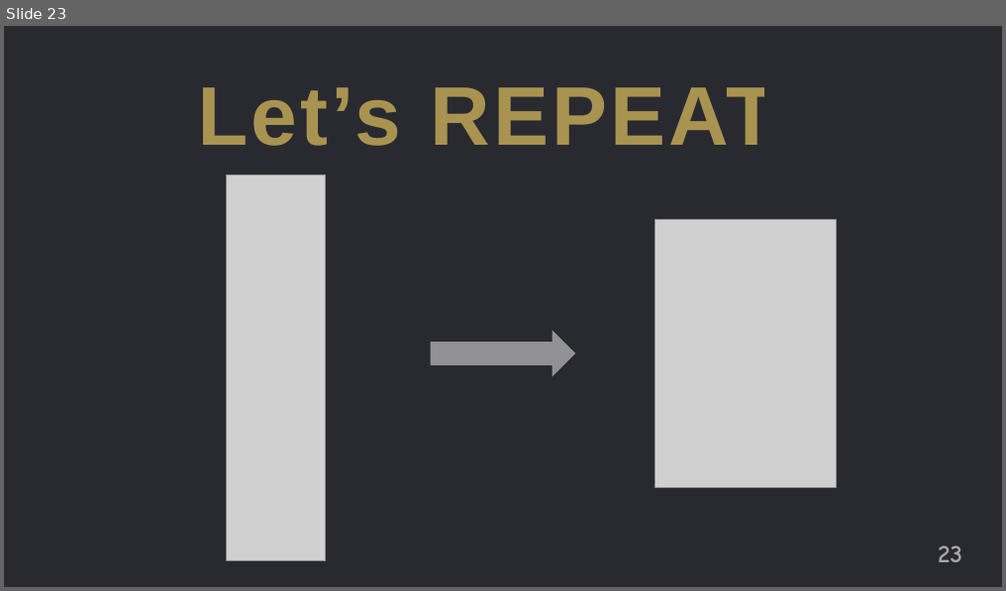
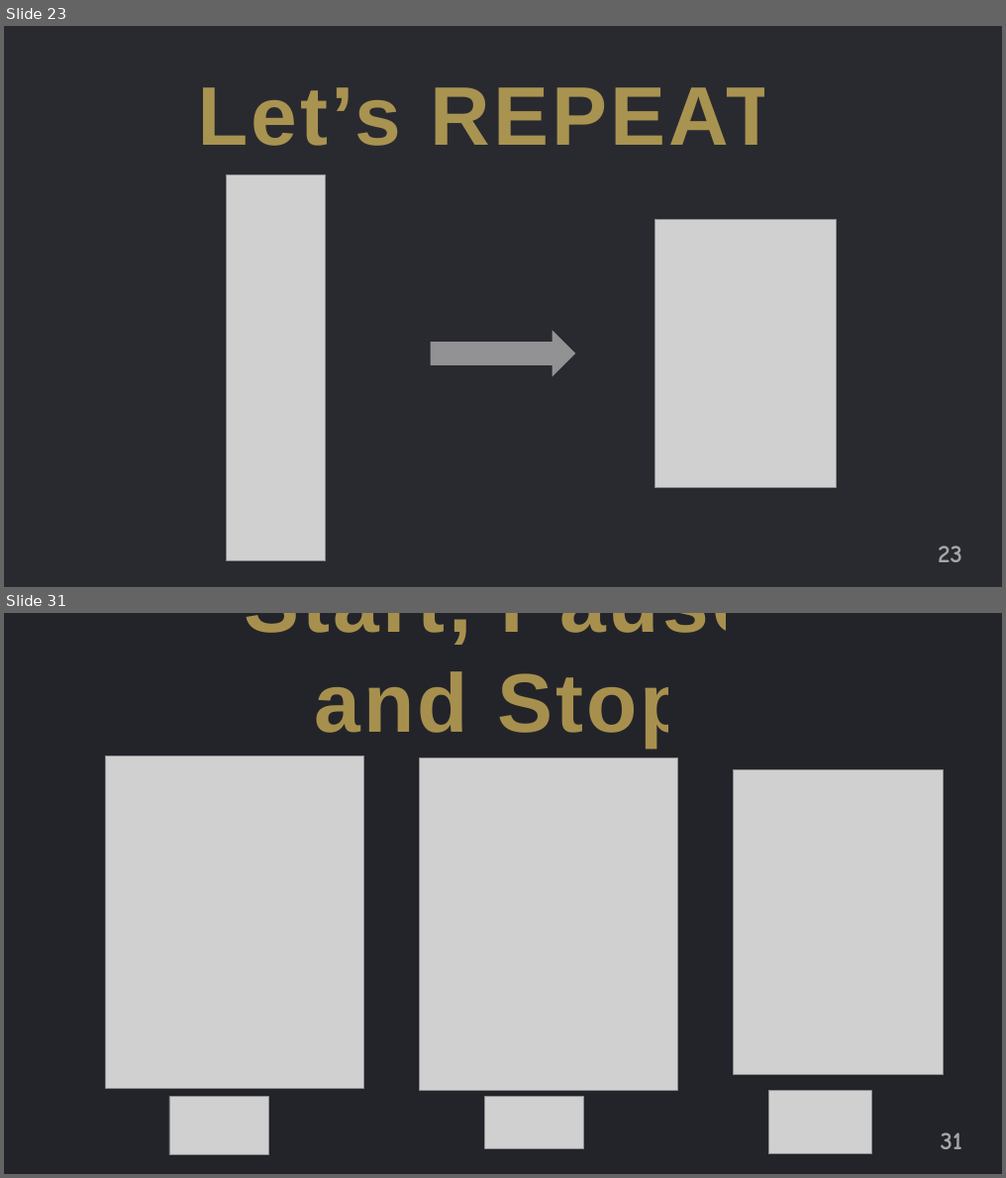
Before and after one commit to jguo108/My-Programming-Courses, a slide deck: Scratch for Newbies/Level1/Lesson 4 - Ghost Buster/Notes/Notes.pptx. Shown one above the other, each under a label of ours: slide 23 before the commit, slides 23 and 31 after it; the slides between them are not shown. The pictures are 1006x591 and 1006x1178 pixels, drawn with LibreOffice and Linux fonts; fonts in the diff are those of the drawing; grey boxes stand for pictures. Boxes give left, top, right and bottom in pixels: in the first picture for what was removed or moved away, otherwise in the second. Text is boxed around its words. In the diff, an @@ line names an element or a change of style, - is before the commit and + after.

```diff
--- a/Scratch for Newbies/Level1/Lesson 4 - Ghost Buster/Notes/Notes.pptx
+++ b/Scratch for Newbies/Level1/Lesson 4 - Ghost Buster/Notes/Notes.pptx
@@ slide 31 added at <box>4,613,1002,1174</box>, background #FFFFFF @@
@@ rectangle added at <box>4,613,1002,1174</box>, fill #23242A @@
@@ text added at <box>244,613,758,747</box>, 80 pt, text #FFD966 at 60% opacity, bold @@
+Start, Pause and Stop
@@ picture added at <box>105,756,364,1088</box> @@
@@ picture added at <box>420,759,678,1090</box> @@
@@ picture added at <box>734,769,944,1074</box> @@
@@ picture added at <box>169,1097,269,1156</box> @@
@@ picture added at <box>485,1096,584,1149</box> @@
@@ picture added at <box>768,1090,871,1155</box> @@
@@ page number added at <box>941,1133,962,1150</box>, 24 pt, text #A6A6A6, bold @@
+31
```
Also in this commit, not shown: 8 other slides added, 18 other files.
